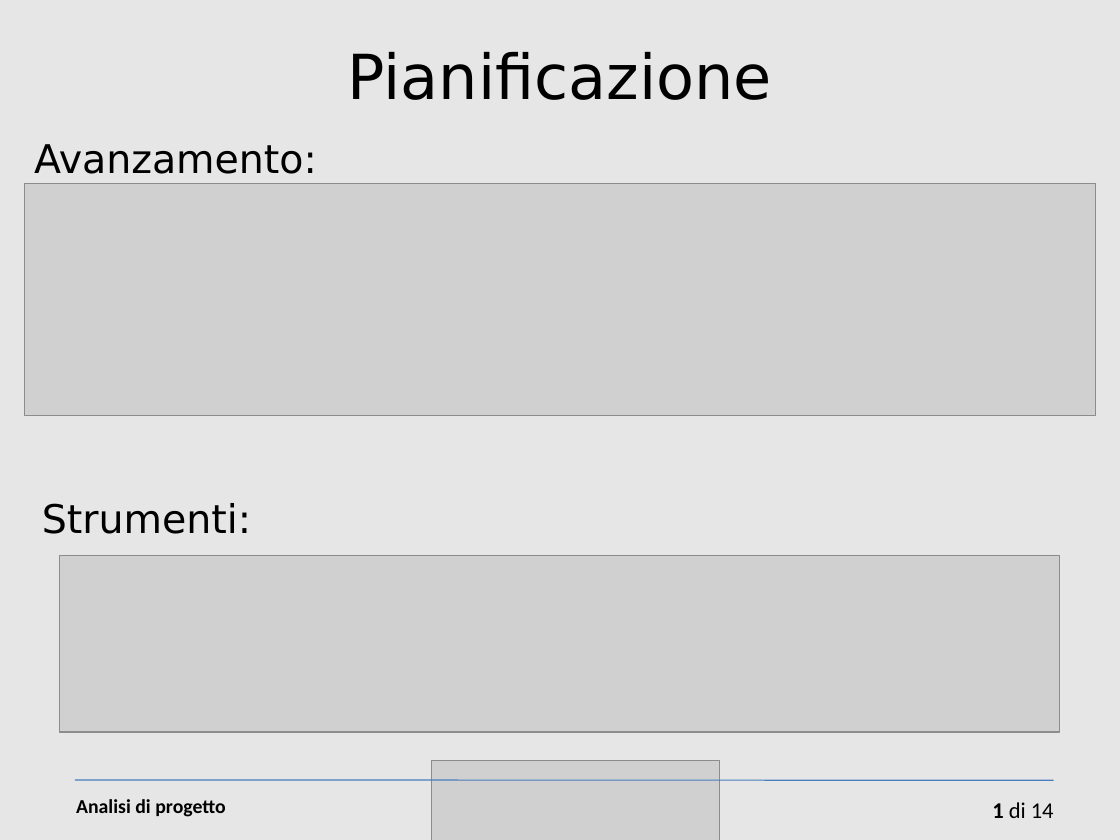
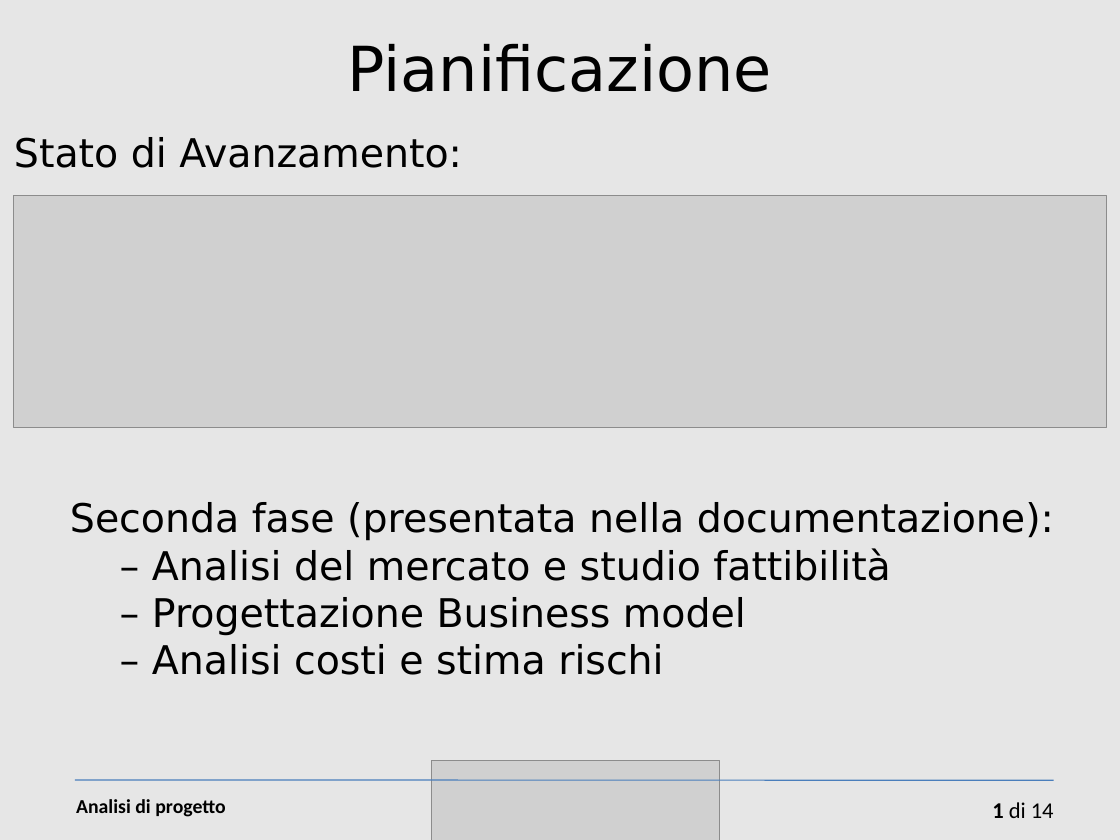
Before and after one commit to sevenfold-IS2011/woty_SGP, a slide deck: slide 1 of 3 pianificazione/Presentazione-cap3.ppt. Drawn at 1120x840 pixels with LibreOffice and Linux fonts; fonts in the diff are those of the drawing; grey boxes stand for pictures. Boxes give left, top, right and bottom in pixels: in the first picture for what was removed or moved away, otherwise in the second. Text is boxed around its words. In the diff, an @@ line names an element or a change of style, - is before the commit and + after.

```diff
--- a/3 pianificazione/Presentazione-cap3.ppt
+++ b/3 pianificazione/Presentazione-cap3.ppt
@@ text "Pianificazione": place and size @@
-text "Pianificazione" at <box>347,52,771,100</box>
+text "Pianificazione" at <box>347,44,771,92</box>
@@ text at <box>14,137,462,168</box>: text changed @@
-Avanzamento:
+Stato di Avanzamento:
@@ picture: place and size @@
-picture at <box>24,184,1097,416</box>
+picture at <box>13,196,1107,428</box>
@@ text removed at <box>42,503,251,534</box> @@
-Strumenti:
@@ text added at <box>70,502,1054,675</box>, 28 pt, text #000000 @@
+Seconda fase (presentata nella documentazione):
+– Analisi del mercato e studio fattibilità
+– Progettazione Business model
+– Analisi costi e stima rischi
@@ picture removed at <box>60,556,1060,732</box> @@
```
Also in this commit, not shown: 1 other slide changed, 4 slides added, 1 slide removed, 2 other files.
